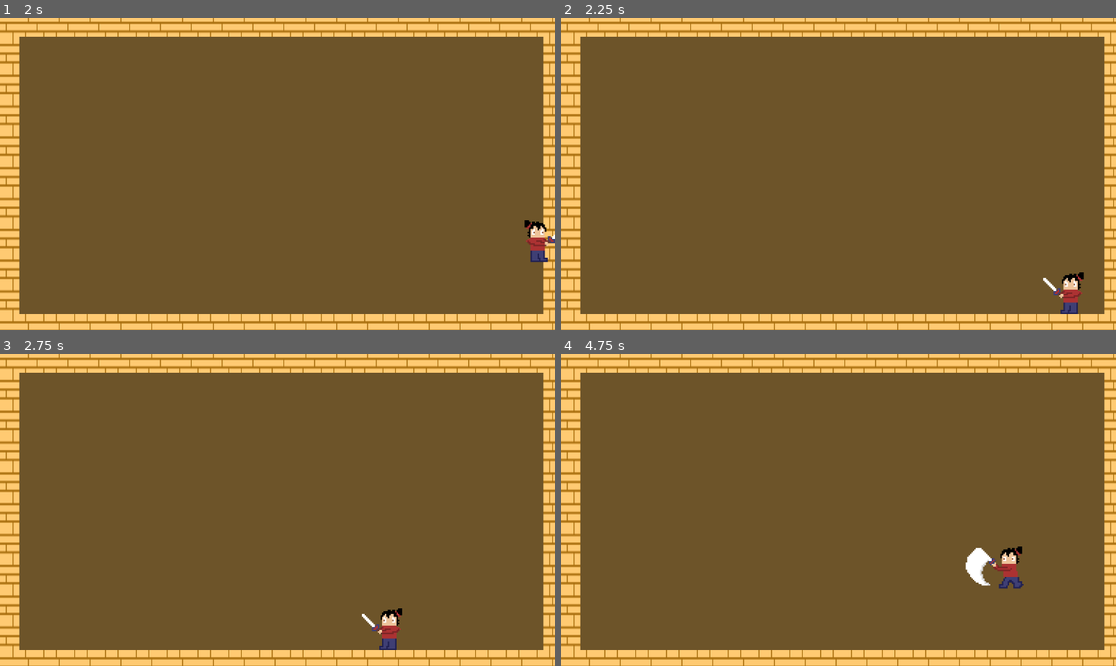
Above: before the commit, frames 1-4 (two rows, left to right).
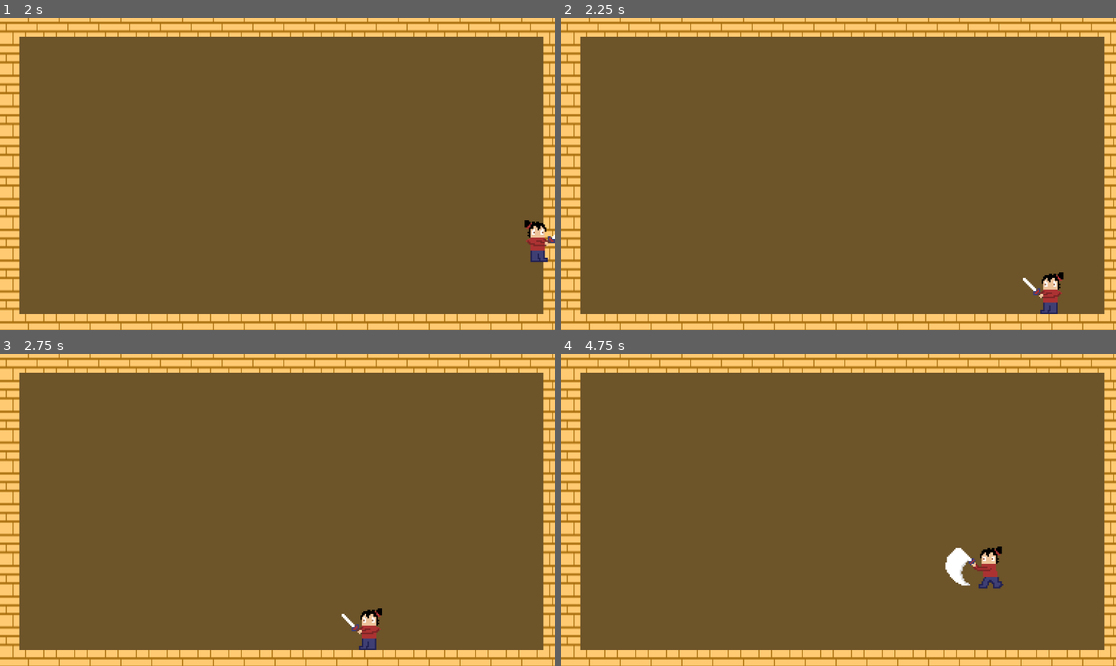
Above: after the commit, the same moments.

Repository: J-Abitria/crimson-jam-26
Game: Godot game, scene res://battleground.tscn
Two runs of this game, one before a commit and one after it. Both use one fixed random seed, a clock stepped at 60 frames per second and the inputs below.
Inputs:
- Up to frame 1 (2 s): tap Enter at 0.5 s; hold Right (move_right) from 0.53 s (still down); tap X (attack) at 0.6, 1.55 s; tap Z (jump) at 0.77, 1.52 s; tap Down (aim_down) at 1.35 s
- Up to frame 2 (2.25 s): release Right (move_right) at 2.03 s; hold Left (move_left) from 2.03 s (still down); tap Up (aim_up) at 2.1 s
- Up to frame 3 (2.75 s): keep holding Left (move_left); tap X (attack) at 2.3 s
- Up to frame 4 (4.75 s): release Left (move_left) at 2.78 s; hold Right (move_right) 2.78-4.28 s; tap X (attack) at 2.85, 3.6, 4.55 s; tap Z (jump) at 3.02, 3.77, 4.52 s; hold Left (move_left) from 4.28 s (still down); tap Down (aim_down) at 4.35 s

Frame 1 is identical in both runs. In frame 2, 0.9% of the frame differs, in the area x 83-95%, y 81-95%; in frame 3, 0.9%; in frame 4, 1.4%, in the area x 69-84%, y 61-76%.

Commit message:
Added animations and fixed hitbox alignment.

Diff:
--- a/unleash-beast/Assets/Scripts/player.gd
+++ b/unleash-beast/Assets/Scripts/player.gd
@@ -10,6 +10,8 @@
 @export var jump_speed = -800
 
 @onready var animation_sprite = $AnimatedSprite2D
+@onready var collision_shape = $CollisionShape2D
+@onready var collision_start_pos = collision_shape.position
 @onready var attack_direction = AttackDirection.HORIZONTAL
 @onready var previous_direction = attack_direction
 
@@ -41,14 +43,21 @@
 
 func _on_animation_finished():
 	print("Animation done")
-	if animation_sprite.animation == "horizontal-attack":
-		animation_sprite.play("idle")
+
+	match(animation_sprite.animation):
+		"down-attack":
+			animation_sprite.offset -= Vector2(-8, 6)
+		"up-attack":
+			animation_sprite.offset -= Vector2(-7, -5)
+
+	animation_sprite.play("idle")
 
 func get_movement_input():
 	var input_direction = Input.get_axis("move_left", "move_right")
 
 	if not is_zero_approx(input_direction) and not animation_sprite.animation.ends_with("attack"):
 		animation_sprite.scale.x = input_direction
+		animation_sprite.offset = Vector2.ZERO if input_direction == 1 else Vector2(14, 0)
 
 	# Uses in the in-built character velocity to determine the direction the player should move.
 	velocity.x = input_direction * speed
@@ -81,8 +90,11 @@
 	if animation_sprite.animation.ends_with("attack"):
 		return
 
-	match(attack_direction):
-		AttackDirection.HORIZONTAL:
-			animation_sprite.play("horizontal-attack")
-		_:
-			print("Not a recognized direction")
+	if attack_direction == AttackDirection.HORIZONTAL:
+		animation_sprite.play("horizontal-attack")
+	elif attack_direction == AttackDirection.UP:
+		animation_sprite.offset += Vector2(-7, -5)
+		animation_sprite.play("up-attack")
+	elif attack_direction == AttackDirection.DOWN and not is_on_floor():
+		animation_sprite.offset += Vector2(-8, 6)
+		animation_sprite.play("down-attack")
--- a/unleash-beast/battleground.tscn
+++ b/unleash-beast/battleground.tscn
@@ -5,11 +5,20 @@
 [ext_resource type="Texture2D" uid="uid://dacworooycexh" path="res://Assets/Animations/Player-Idle/Player-Idle1.png" id="3_pmmbh"]
 [ext_resource type="Script" uid="uid://d26jeceg8qi4w" path="res://Assets/Scripts/player.gd" id="3_sjsww"]
 [ext_resource type="Texture2D" uid="uid://cdv2k3drdaq72" path="res://Assets/Animations/Player-Horizontal-Attack/Player-Horizontal-Attack1.png" id="4_e84sg"]
+[ext_resource type="Texture2D" uid="uid://dgpsgknia3o7w" path="res://Assets/Animations/Player-Down-Attack/Player-Down-Attack1.png" id="4_f6vvn"]
 [ext_resource type="Texture2D" uid="uid://434pbxplqx1v" path="res://Assets/Animations/Player-Idle/Player-Idle2.png" id="4_sjsww"]
+[ext_resource type="Texture2D" uid="uid://bgjijd4vyqrwe" path="res://Assets/Animations/Player-Down-Attack/Player-Down-Attack2.png" id="5_jf5ul"]
 [ext_resource type="Texture2D" uid="uid://cqqoignoyx3r2" path="res://Assets/Animations/Player-Horizontal-Attack/Player-Horizontal-Attack2.png" id="5_jwfr2"]
 [ext_resource type="Texture2D" uid="uid://c80r1igjrspyx" path="res://Assets/Animations/Player-Idle/Player-Idle3.png" id="5_w7n3p"]
+[ext_resource type="Texture2D" uid="uid://oglg75q83vf" path="res://Assets/Animations/Player-Down-Attack/Player-Down-Attack3.png" id="6_pbaqw"]
 [ext_resource type="Texture2D" uid="uid://64a25qipqcnt" path="res://Assets/Animations/Player-Horizontal-Attack/Player-Horizontal-Attack3.png" id="6_pogui"]
+[ext_resource type="Texture2D" uid="uid://dcbogr5tdxmcv" path="res://Assets/Animations/Player-Down-Attack/Player-Down-Attack4.png" id="7_fgihj"]
 [ext_resource type="Texture2D" uid="uid://owbsvi3yjf3s" path="res://Assets/Animations/Player-Horizontal-Attack/Player-Horizontal-Attack4.png" id="7_t60x0"]
+[ext_resource type="Texture2D" uid="uid://bwqwdix5n3awc" path="res://Assets/Animations/Player-Down-Attack/Player-Down-Attack5.png" id="8_ha7fu"]
+[ext_resource type="Texture2D" uid="uid://bium77ndep2nb" path="res://Assets/Animations/Player-Up-Attack/Player-Up-Attack1.png" id="16_rx33w"]
+[ext_resource type="Texture2D" uid="uid://c05eimuwvjlrw" path="res://Assets/Animations/Player-Up-Attack/Player-Up-Attack2.png" id="17_ey1uo"]
+[ext_resource type="Texture2D" uid="uid://drimoxslo04uw" path="res://Assets/Animations/Player-Up-Attack/Player-Up-Attack3.png" id="18_y8ciq"]
+[ext_resource type="Texture2D" uid="uid://clcc74mk3lwnw" path="res://Assets/Animations/Player-Up-Attack/Player-Up-Attack4.png" id="19_uso28"]
 
 [sub_resource type="TileSetScenesCollectionSource" id="TileSetScenesCollectionSource_t5hr7"]
 resource_name = "Background"
@@ -22,6 +31,35 @@
 
 [sub_resource type="SpriteFrames" id="SpriteFrames_yf5fn"]
 animations = [{
+"frames": [{
+"duration": 1.0,
+"texture": ExtResource("4_f6vvn")
+}, {
+"duration": 1.0,
+"texture": ExtResource("5_jf5ul")
+}, {
+"duration": 1.0,
+"texture": ExtResource("6_pbaqw")
+}, {
+"duration": 1.0,
+"texture": ExtResource("6_pbaqw")
+}, {
+"duration": 1.0,
+"texture": ExtResource("6_pbaqw")
+}, {
+"duration": 1.0,
+"texture": ExtResource("6_pbaqw")
+}, {
+"duration": 1.0,
+"texture": ExtResource("7_fgihj")
+}, {
+"duration": 1.0,
+"texture": ExtResource("8_ha7fu")
+}],
+"loop": 0,
+"name": &"down-attack",
+"speed": 24.0
+}, {
 "frames": [{
 "duration": 1.0,
 "texture": ExtResource("4_e84sg")
@@ -61,6 +99,35 @@
 "loop": 1,
 "name": &"idle",
 "speed": 2.0
+}, {
+"frames": [{
+"duration": 1.0,
+"texture": ExtResource("16_rx33w")
+}, {
+"duration": 1.0,
+"texture": ExtResource("16_rx33w")
+}, {
+"duration": 1.0,
+"texture": ExtResource("17_ey1uo")
+}, {
+"duration": 1.0,
+"texture": ExtResource("18_y8ciq")
+}, {
+"duration": 1.0,
+"texture": ExtResource("18_y8ciq")
+}, {
+"duration": 1.0,
+"texture": ExtResource("18_y8ciq")
+}, {
+"duration": 1.0,
+"texture": ExtResource("18_y8ciq")
+}, {
+"duration": 1.0,
+"texture": ExtResource("19_uso28")
+}],
+"loop": 0,
+"name": &"up-attack",
+"speed": 24.0
 }]
 
 [sub_resource type="CapsuleShape2D" id="CapsuleShape2D_g4v7s"]
@@ -81,8 +148,8 @@
 [node name="AnimatedSprite2D" type="AnimatedSprite2D" parent="Player" unique_id=748986944]
 texture_filter = 1
 sprite_frames = SubResource("SpriteFrames_yf5fn")
-animation = &"horizontal-attack"
-frame = 6
+animation = &"down-attack"
+frame = 7
 frame_progress = 1.0
 
 [node name="CollisionShape2D" type="CollisionShape2D" parent="Player" unique_id=1313480017]
Not shown, added: unleash-beast/Assets/Animations/Player-Down-Attack/Player-Down-Attack1.png.import
Not shown, added: unleash-beast/Assets/Animations/Player-Down-Attack/Player-Down-Attack2.png.import
Not shown, added: unleash-beast/Assets/Animations/Player-Down-Attack/Player-Down-Attack3.png.import
Not shown, added: unleash-beast/Assets/Animations/Player-Down-Attack/Player-Down-Attack4.png.import
Not shown, added: unleash-beast/Assets/Animations/Player-Down-Attack/Player-Down-Attack5.png.import
Not shown, added: unleash-beast/Assets/Animations/Player-Up-Attack/Player-Up-Attack1.png.import
Not shown, added: unleash-beast/Assets/Animations/Player-Up-Attack/Player-Up-Attack2.png.import
Not shown, added: unleash-beast/Assets/Animations/Player-Up-Attack/Player-Up-Attack3.png.import
Not shown, added: unleash-beast/Assets/Animations/Player-Up-Attack/Player-Up-Attack4.png.import
